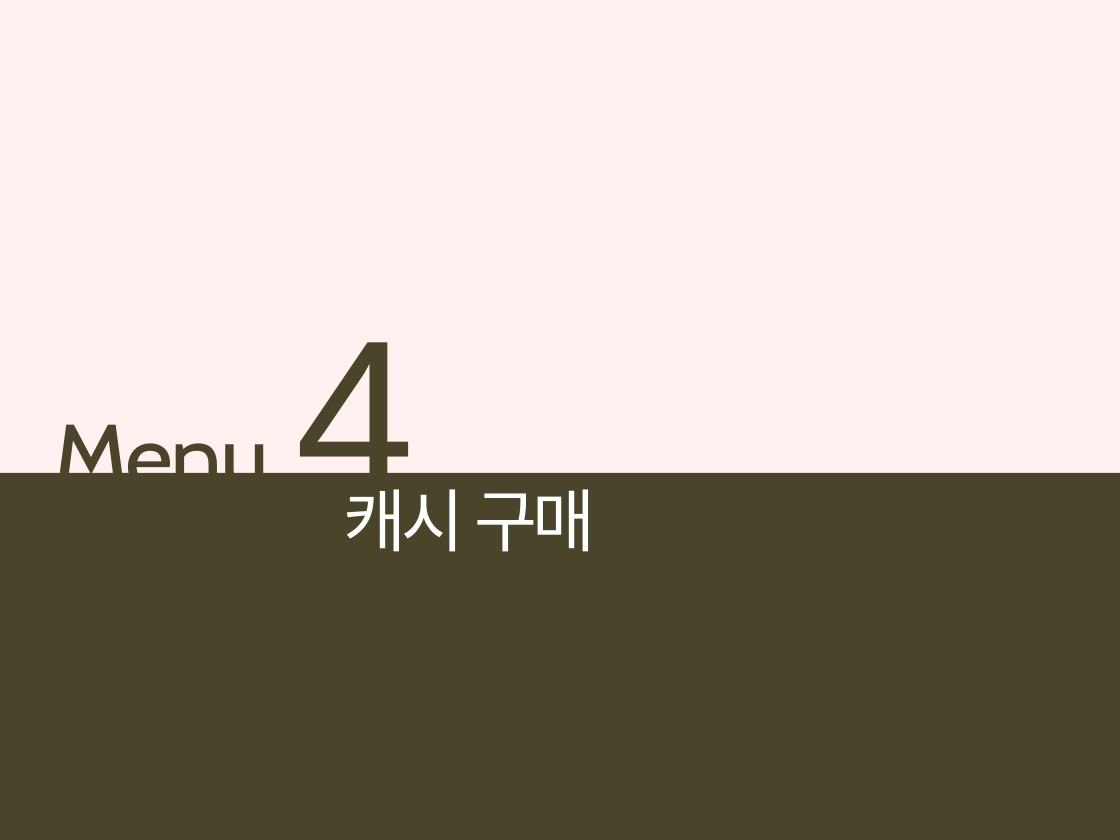
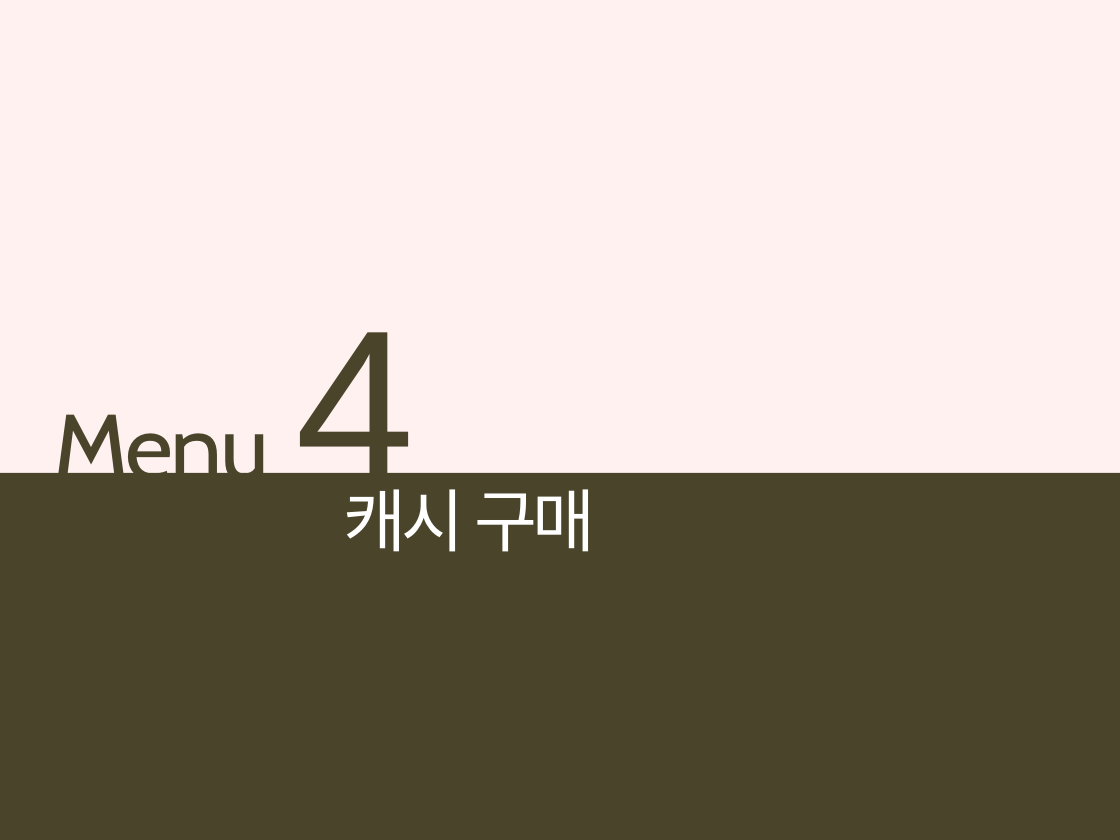
Before and after one commit to kimheewon/project, a slide deck: slide 17 of Document/인턴_김희원_산출물_화면정의서_사용자_v1.2.1.pptx. Drawn at 1120x840 pixels with LibreOffice and Linux fonts; fonts in the diff are those of the drawing. Boxes give left, top, right and bottom in pixels: in the first picture for what was removed or moved away, otherwise in the second. Text is boxed around its words. In the diff, an @@ line names an element or a change of style, - is before the commit and + after.

```diff
--- a/Document/인턴_김희원_산출물_화면정의서_사용자_v1.2.1.pptx
+++ b/Document/인턴_김희원_산출물_화면정의서_사용자_v1.2.1.pptx
@@ text "Menu 4": place and size @@
-text "Menu 4" at (53, 342, 414, 528)
+text "Menu 4" at (53, 332, 414, 518)
```
Also in this commit, not shown: 3 other slides changed, 4 other files.
